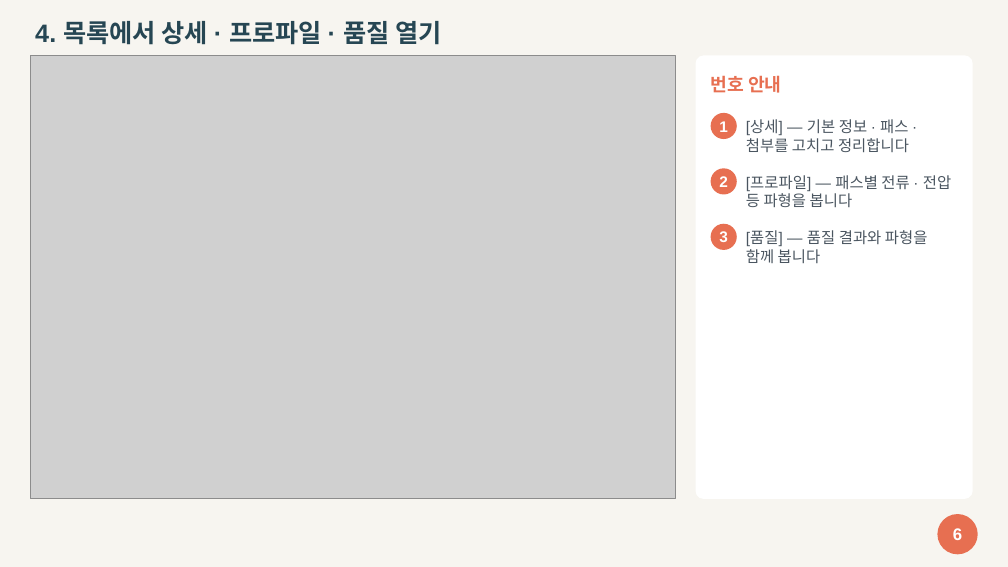
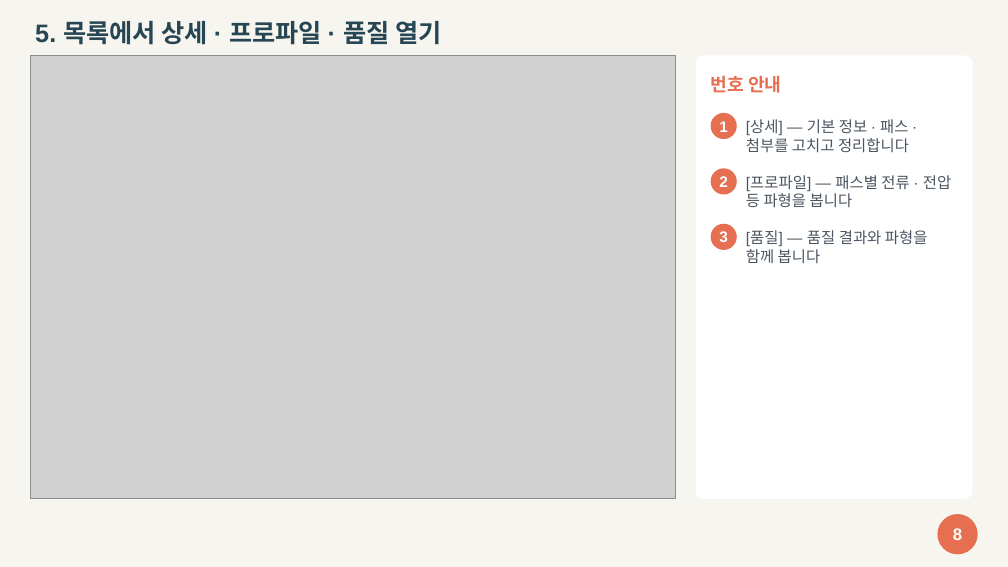
Before and after one commit to geosoft-shcho/weld-dashboard, a slide deck: slide 8 of docs/2026-10-23/작업_등록_매뉴얼.pptx (slide 6 before the commit). Drawn at 1008x567 pixels with LibreOffice and Linux fonts; fonts in the diff are those of the drawing; grey boxes stand for pictures. Boxes give left, top, right and bottom in pixels: in the first picture for what was removed or moved away, otherwise in the second. Text is boxed around its words. In the diff, an @@ line names an element or a change of style, - is before the commit and + after.

```diff
--- a/docs/2026-10-23/작업_등록_매뉴얼.pptx
+++ b/docs/2026-10-23/작업_등록_매뉴얼.pptx
@@ text at (35,21,441,45): text changed @@
-4. 목록에서 상세 · 프로파일 · 품질 열기
+5. 목록에서 상세 · 프로파일 · 품질 열기
```
Also in this commit, not shown: 14 other slides changed, 3 slides added, 1 slide removed, 28 other files.
